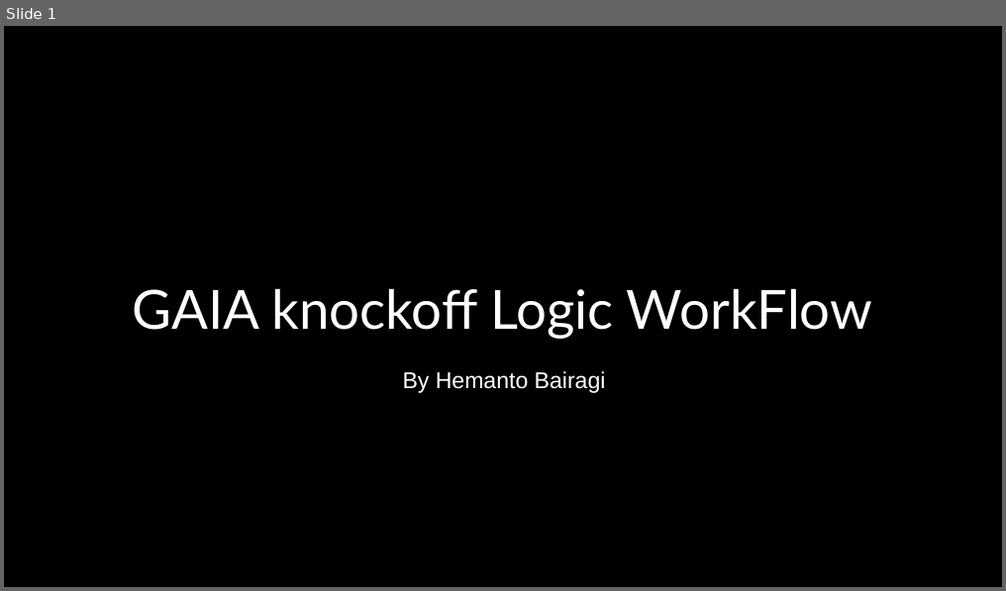
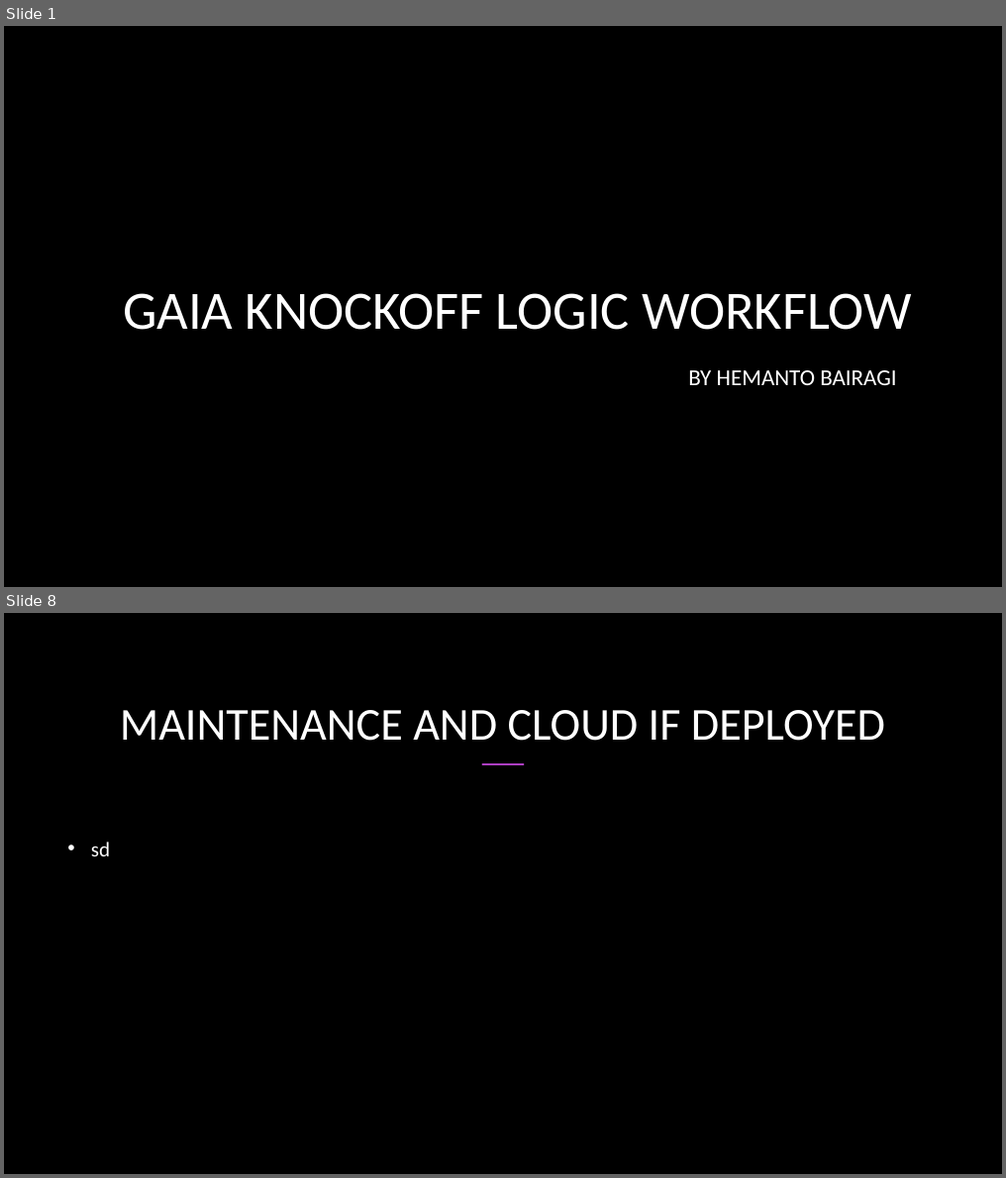
Before and after one commit to Orko24/PLTR_GAIA_4, a slide deck: Workflow/GAIA knockoff Logic WorkFlow.pptx. Shown one above the other, each under a label of ours: slide 1 before the commit, slides 1 and 8 after it; the slides between them are not shown. The pictures are 1006x591 and 1006x1178 pixels, drawn with LibreOffice and Linux fonts; fonts in the diff are those of the drawing; background and template pictures are left out; a plain dark background stands for a picture behind light text. Boxes give left, top, right and bottom in pixels: in the first picture for what was removed or moved away, otherwise in the second. Text is boxed around its words. In the diff, an @@ line names an element or a change of style, - is before the commit and + after.

Commit message:
logic update

```diff
--- a/Workflow/GAIA knockoff Logic WorkFlow.pptx
+++ b/Workflow/GAIA knockoff Logic WorkFlow.pptx
@@ slide 8 added at bbox=[4, 613, 1002, 1174], background picture (left out) @@
@@ title added at bbox=[120, 710, 885, 741], 44 pt, text #FFFFFF @@
+MAINTENANCE AND CLOUD IF DEPLOYED
@@ line added from (482, 764) to (524, 764), #AC3EC1 1.5 pt @@
@@ text added at bbox=[91, 842, 110, 857], 20 pt, text #FFFFFF @@
+• sd
@@ slide 1 changed as well @@
@@ rectangle removed at bbox=[4, 26, 1002, 587] @@
@@ title at bbox=[123, 293, 912, 330]: text changed; font Lato to Calibri @@
-GAIA knockoff Logic WorkFlow
+GAIA KNOCKOFF LOGIC WORKFLOW
@@ subtitle at bbox=[688, 371, 896, 385]: text changed; font Arial to Calibri @@
-By Hemanto Bairagi
+BY HEMANTO BAIRAGI
```
Also in this commit, not shown: 1 other slide changed, 5 other slides added, 3 other files.
